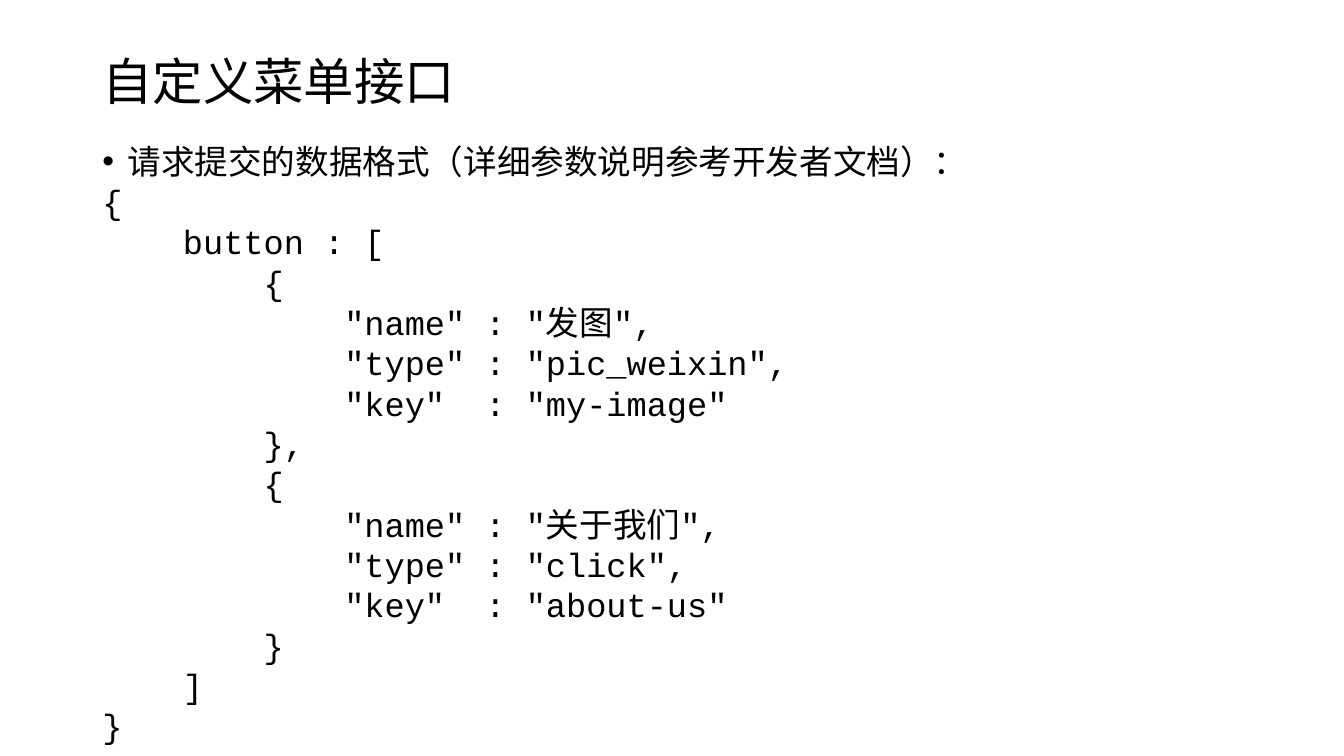
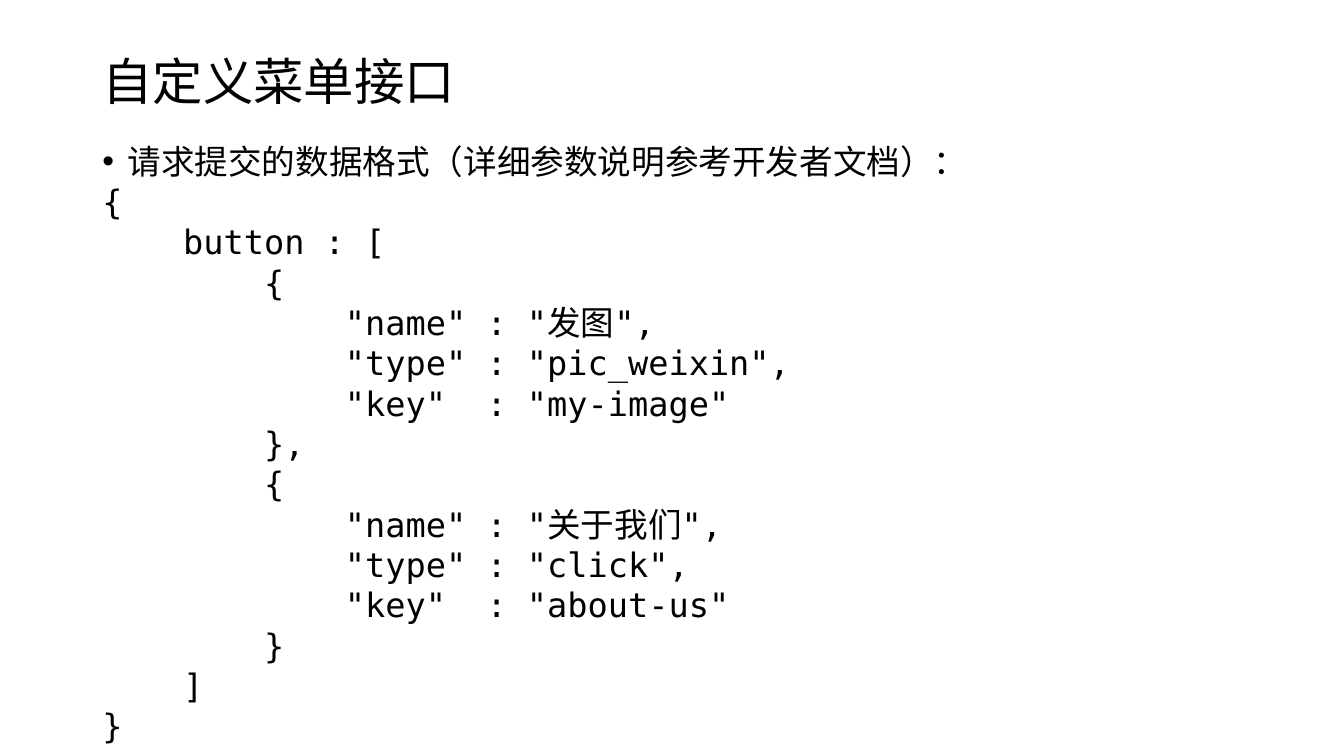
Before and after one commit to edu2act/course-wechat-and-miniprogram, a slide deck: slide 7 of ch05/自定义菜单.pptx. Drawn at 1344x756 pixels with LibreOffice and Linux fonts; fonts in the diff are those of the drawing. Boxes give left, top, right and bottom in pixels: in the first picture for what was removed or moved away, otherwise in the second. Text is boxed around its words. In the diff, an @@ line names an element or a change of style, - is before the commit and + after.

```diff
--- a/ch05/自定义菜单.pptx
+++ b/ch05/自定义菜单.pptx
@@ text at (183, 228, 790, 624): font Courier New to DejaVu Sans Mono in "{", "button : [", "{", ""name" : "发图"," and 10 more places @@
```
Also in this commit, not shown: 5 other files.
